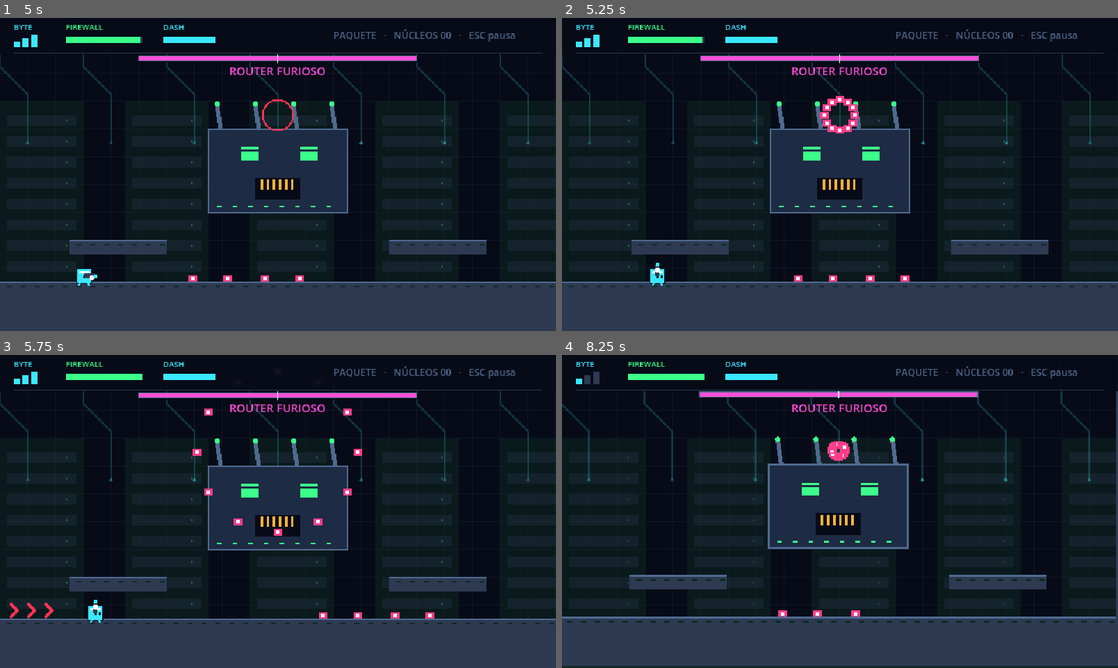
Above: before the commit, frames 1-4 (two rows, left to right).
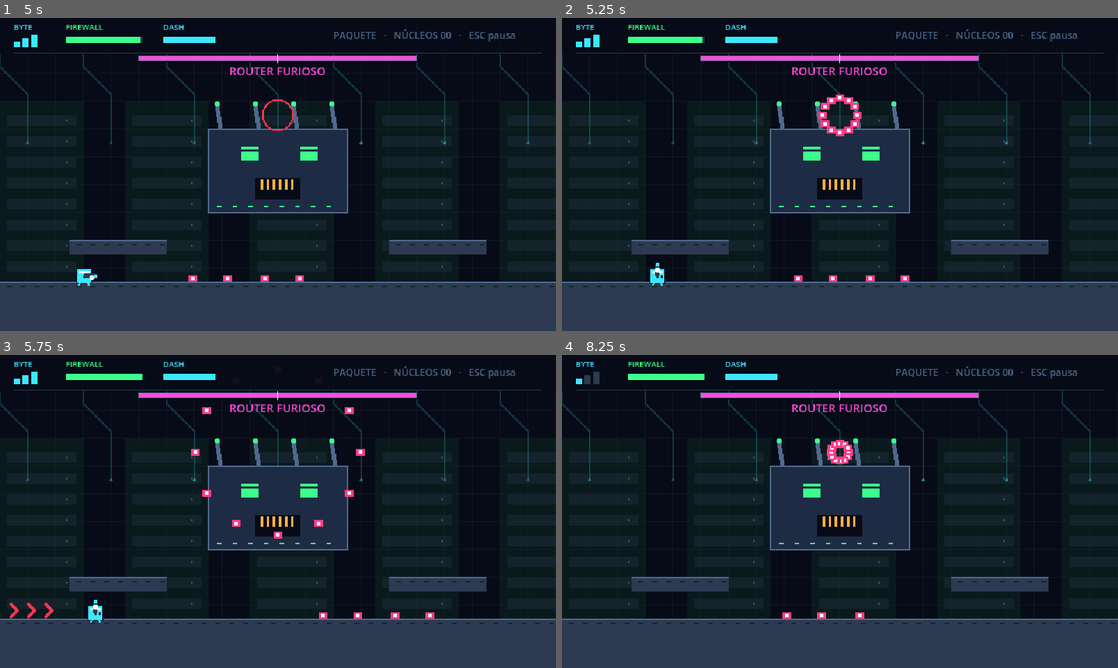
Above: after the commit, the same moments.

Repository: Cristhian-S1/packet-quest
Game: Godot game, scene res://scenes/bosses/RouterBoss.tscn
The game is run twice, just before and just after one commit, with the same random seed, the same clock (stepped at 60 frames per second) and the same inputs. This scene is started directly instead of the project's main scene.
Inputs (mouse positions are in pixels of both pictures, inside the frame that each line leads up to):
- Up to frame 1 (5 s): tap Enter (ui_accept) at 0.5 s; move the mouse to (250, 237) at 0.52 s; hold Up (ui_up) 0.53-2.03 s; tap S (aim_down) at 0.6 s; click (250, 237) at 0.67 s; tap Space (jump) at 0.77, 1.52, 3.02, 3.77, 4.52 s; move the mouse to (444, 221) at 1.27 s; tap W (aim_up) at 1.35 s; move the mouse to (111, 127) at 2.02 s; hold A (move_left) 2.03-3.53 s; tap K (dash) at 2.1 s; move the mouse to (305, 174) at 2.77 s; tap E (interact) at 2.85 s; click (305, 174) at 2.92 s; move the mouse to (194, 96) at 3.52 s; hold Down (ui_down) 3.53-4.28 s; hold I (lock_aim) 3.53-4.28 s; move the mouse to (400, 158) at 4.27 s; hold D (move_right) from 4.28 s (still down); tap L (shield) at 4.35 s
- Up to frame 2 (5.25 s): move the mouse to (728, 190) at 5.02 s; release D (move_right) at 5.03 s; hold Up (ui_up) from 5.03 s (still down); hold J (shoot) from 5.03 s (still down); click (728, 190) at 5.17 s
- Up to frame 3 (5.75 s): keep holding Up (ui_up); keep holding J (shoot)
- Up to frame 4 (8.25 s): move the mouse to (895, 442) at 5.77 s; release Up (ui_up) at 5.78 s; release J (shoot) at 5.78 s; hold D (move_right) 5.78-8.03 s; tap Q (swap_weapon) at 5.85 s; tap Space (jump) at 6.02, 6.77, 7.52 s; move the mouse to (812, 574) at 6.52 s; tap Shift at 6.6 s; move the mouse to (1006, 558) at 7.27 s; tap S (aim_down) at 7.35 s; click (1006, 558) at 7.42 s; move the mouse to (673, 464) at 8.02 s; hold Down (ui_down) from 8.03 s (still down); tap W (aim_up) at 8.1 s

Frame 1 is identical in both runs. In frame 2, 0.3% of the frame differs, in the area x 46-54%, y 24-38%; in frame 3, 0.3%; in frame 4, 6.3%, in the area x 0-100%, y 11-100%.

Commit message:
fix: fija en tres segundos la cadencia del anillo del Router

Diff:
--- a/game/scripts/bosses/router_boss.gd
+++ b/game/scripts/bosses/router_boss.gd
@@ -4,6 +4,8 @@
 signal phase_changed(index: int)
 signal defeated
 enum State { INTRO, IDLE, TELEGRAPH, ACTIVE, RECOVERY, PHASE_TRANSITION, DEFEATED }
+
+const RING_TIME_EPSILON: float = 0.000001
 
 @export var max_health: float = 60.0
 @export var phase_threshold: float = 0.5
@@ -137,9 +139,12 @@
 func _begin_attack() -> void:
 	var sequence: Array[StringName] = phases[phase].attack_sequence
 	attack = sequence[sequence_index % sequence.size()]
-	if attack == &"A" and ring_wait > ring_telegraph:
-		timer = ring_wait - ring_telegraph
-		return
+	if attack == &"A":
+		# El residuo de coma flotante no debe retrasar el aviso un tick entero.
+		var until_warning: float = ring_wait - ring_telegraph - RING_TIME_EPSILON
+		if until_warning > 0.0:
+			timer = until_warning
+			return
 	sequence_index += 1
 	state = State.TELEGRAPH
 	match attack:
--- a/game/tests/integration_suite.gd
+++ b/game/tests/integration_suite.gd
@@ -291,12 +291,18 @@
 	boss.timer = 0
 	var ring_ticks: Array[int] = []
 	var previous_state: RouterBoss.State = boss.state
-	for tick: int in range(260):
+	for tick: int in range(600):
 		boss._physics_process(1.0 / 60.0)
 		if boss.state == RouterBoss.State.ACTIVE and previous_state == RouterBoss.State.TELEGRAPH and boss.attack == &"A":
 			ring_ticks.append(tick)
+			check(_count_active(boss.pool.enemy_bullets) == 12, "cada anillo debe emitir 12 balas")
+			boss.pool.clear_enemy()
+		elif boss.attack == &"B":
+			boss.pool.clear_enemy()
 		previous_state = boss.state
-	check(ring_ticks.size() >= 2 and absf(float(ring_ticks[1] - ring_ticks[0]) / 60 - 3) < 0.05, "anillo F1 no respeta 3 s")
+	check(ring_ticks.size() == 4, "se esperaban cuatro anillos F1: %s" % str(ring_ticks))
+	for index: int in range(1, ring_ticks.size()):
+		check(ring_ticks[index] - ring_ticks[index - 1] == 180, "anillo F1: deben transcurrir 180 ticks entre emisiones: %s" % str(ring_ticks))
 	# Defeat -> spawned core -> real Area2D pickup -> saved victory.
 	boss.health.current = 1
 	boss.invulnerable = false
